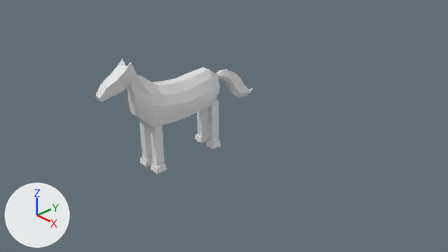
What one commit did to the Blender file Assets/Characters/Horse/Horse.blend.
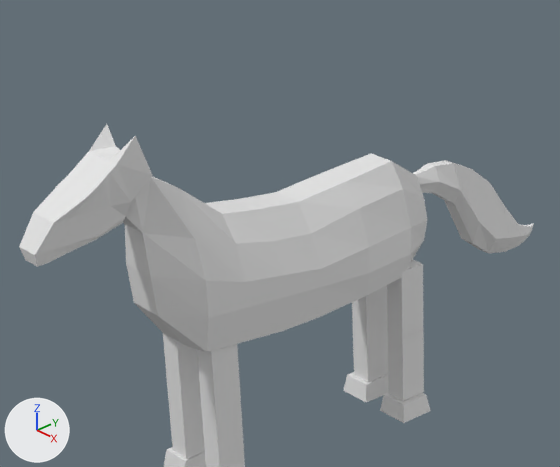
Each version appears first from the file's camera 'Camera', and next in a close-up on the part from 20% to 58% of the width and 8% to 64% of the height. Every picture has the same lights, and +X, +Y and +Z are marked at lower left.

Before the edit, the objects in view are built like this:
```python
me_cube_000 = bpy.data.meshes.new('Cube.000')
me_cube_000.from_pydata(...)  # 55 vertices, 56 faces; spans x -0.122..0.122, y -0.662..0.158, z -0.683..0.515
me_cube_004 = bpy.data.meshes.new('Cube.004')
me_cube_004.from_pydata(...)  # 84 vertices, 82 faces; spans x -0.32..0.32, y -0.71..0.49, z -1.44..0.84
me_cube_005 = bpy.data.meshes.new('Cube.005')
me_cube_005.from_pydata(...)  # 92 vertices, 90 faces; spans x -0.168..0.168, y -0.233..0.39, z -0.359..0.378
ob_chest = bpy.data.objects.new('Chest', me_cube_004)
ob_chest.location = (0.0, -1.133, 1.7)
ob_chest.rotation_euler = (1.571, 0.0, 0.0)  # degrees (90, 0, 0)
ob_head = bpy.data.objects.new('Head', me_cube_005)
ob_head.location = (0.0, -2.195, 2.036)
ob_head.rotation_euler = (1.571, 0.0, 0.0)  # degrees (90, 0, 0)
ob_tail = bpy.data.objects.new('Tail', me_cube_000)
ob_tail.location = (0.0, 0.797, 1.467)
ob_tail.rotation_euler = (1.571, 0.0, 0.0)  # degrees (90, 0, 0)
# also in view: 'LeftUpperLeg' at (0.18, 0.04, 0.83); 'RightLowerArm' at (-0.18, -1.49, 0.36); 'RightUpperArm' at (-0.18, -1.49, 0.83); 'RightLowerLeg' at (-0.18, 0.04, 0.36); 'LeftFoot' at (0.19, 0.02, 0.05)
```
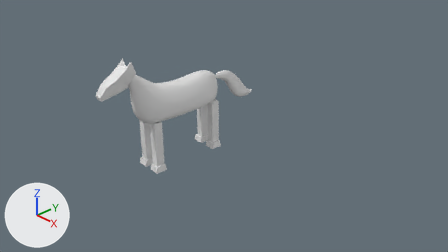
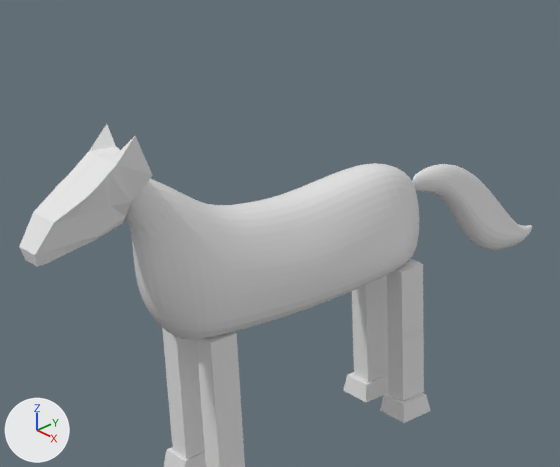
Location of each change, (x1, y1, x2, y2) in pixels of the close-ups (560 x 467 px):
'Chest', modifiers changed (11% shorter): before (123, 154, 427, 352); after (125, 163, 419, 340)
'Tail', modifiers changed (7% shorter): before (413, 160, 534, 253); after (412, 164, 532, 250)

Diff of the bpy script that builds the scene:
```diff
--- a/Assets/Characters/Horse/Horse.blend.py
+++ b/Assets/Characters/Horse/Horse.blend.py
@@ ob_tail @@
 ob_tail.rotation_euler = (1.571, 0.0, 0.0)  # degrees (90, 0, 0)
+_m = ob_tail.modifiers.new('Subsurf', 'SUBSURF')
+_m.levels = 2
@@ ob_chest @@
 ob_chest.rotation_euler = (1.571, 0.0, 0.0)  # degrees (90, 0, 0)
+_m = ob_chest.modifiers.new('Subsurf', 'SUBSURF')
+_m.levels = 2
```
